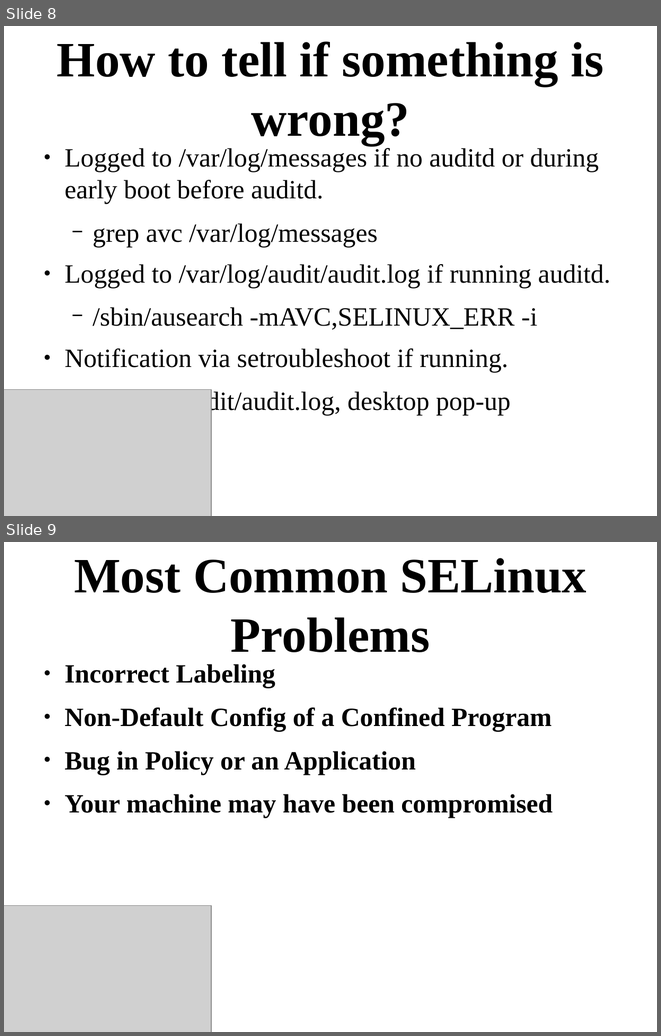
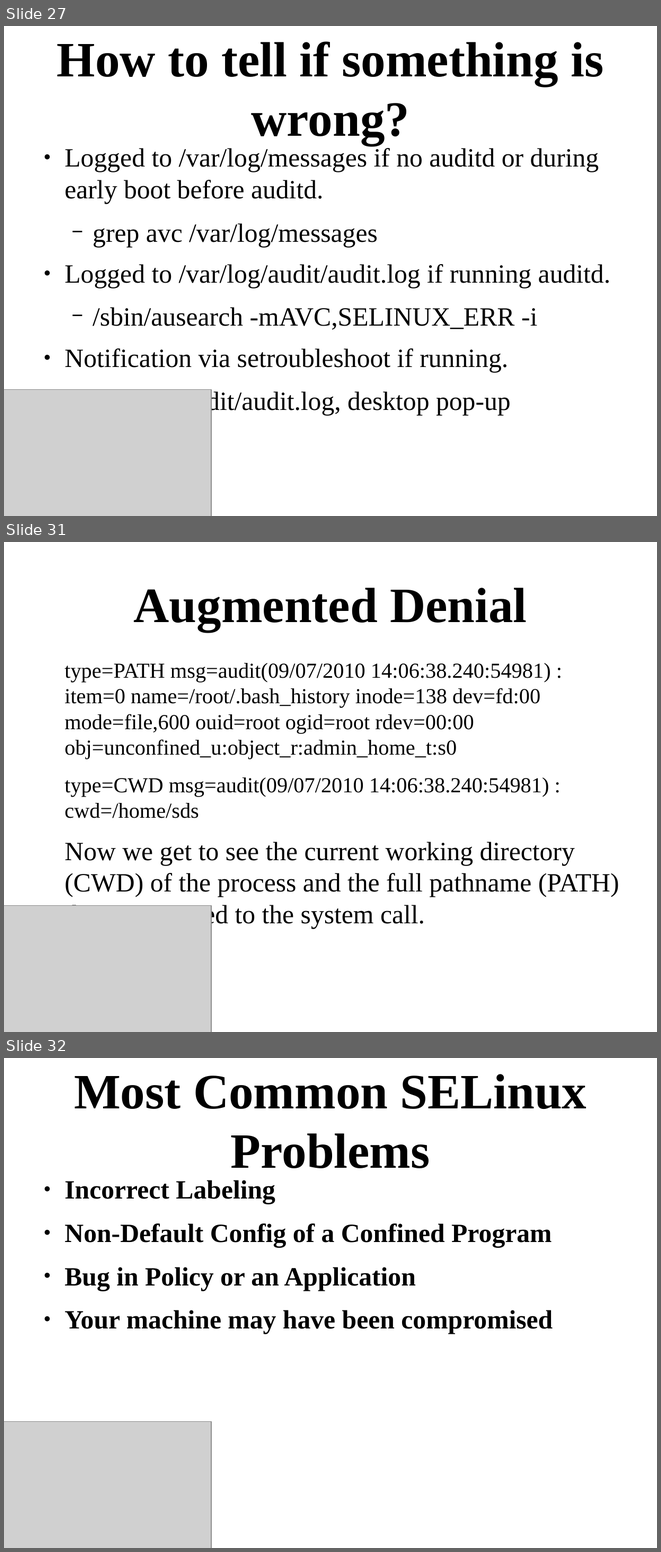
Before and after one commit to Frodox/SELinux-USNA-20150427, a slide deck: SELinux-USNA-20150427.odp. Shown one above the other, each under a label of ours: slides 8 and 9 before the commit, slides 27, 31 and 32 after it; the slides between them are not shown. The pictures are 661x1036 and 661x1552 pixels, drawn with LibreOffice and Linux fonts; fonts in the diff are those of the drawing; grey boxes stand for pictures. Boxes give left, top, right and bottom in pixels: in the first picture for what was removed or moved away, otherwise in the second. Text is boxed around its words. In the diff, an @@ line names an element or a change of style, - is before the commit and + after.

```diff
--- a/SELinux-USNA-20150427.odp
+++ b/SELinux-USNA-20150427.odp
@@ slide 31 added at (x1=4, y1=542, x2=657, y2=1032), background #FFFFFF @@
@@ title added at (x1=134, y1=588, x2=527, y2=631), 60 pt, text #000000, bold @@
+Augmented Denial
@@ text added at (x1=64, y1=663, x2=619, y2=928), 26 pt, text #000000 @@
+type=PATH msg=audit(09/07/2010 14:06:38.240:54981) : item=0 name=/root/.bash_history inode=138 dev=fd:00 mode=file,600 ouid=root ogid=root rdev=00:00 obj=unconfined_u:object_r:admin_home_t:s0
+type=CWD msg=audit(09/07/2010 14:06:38.240:54981) : cwd=/home/sds
+Now we get to see the current working directory (CWD) of the process and the full pathname (PATH) that was passed to the system call.
@@ picture added at (x1=4, y1=905, x2=211, y2=1032) @@
@@ what was slide 8 is now slide 27 @@
@@ what was slide 9 is now slide 32 @@
```
Also in this commit, not shown: 2 slides changed, 26 other slides added, 1 slide removed.
